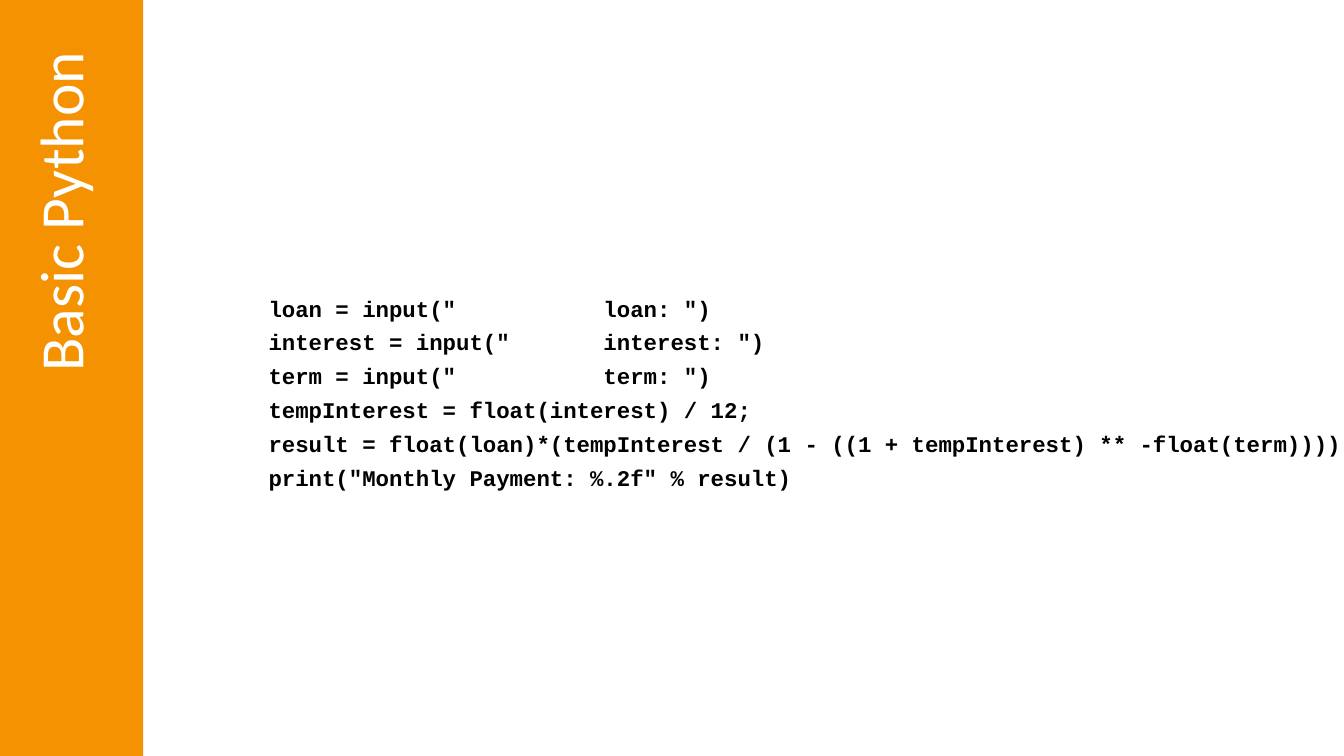
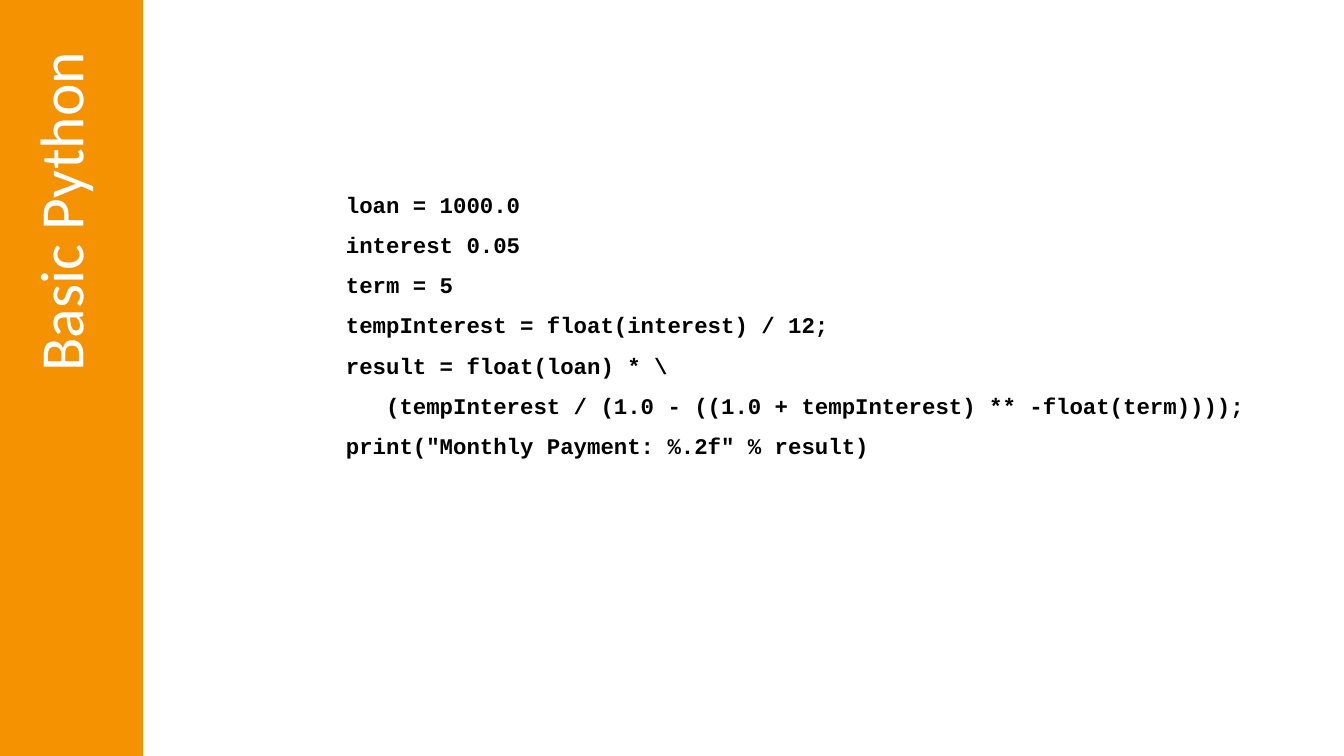
Before and after one commit to omniprof/JCP_EC_Education_WG_Presentation, a slide deck: slide 25 of Java in Education For JUGs 2.0 without notes.pptx. Drawn at 1344x756 pixels with LibreOffice and Linux fonts; fonts in the diff are those of the drawing. Boxes give left, top, right and bottom in pixels: in the first picture for what was removed or moved away, otherwise in the second. Text is boxed around its words. In the diff, an @@ line names an element or a change of style, - is before the commit and + after.

```diff
--- a/Java in Education For JUGs 2.0 without notes.pptx
+++ b/Java in Education For JUGs 2.0 without notes.pptx
@@ text "loan = 1000.0": place and size @@
-text "loan = 1000.0" at <box>269,300,1344,491</box>
+text "loan = 1000.0" at <box>346,196,1243,459</box>
@@ text at <box>346,196,521,294</box>: text changed @@
-loan = input(" loan: ")
-interest = input(" interest: ")
-term = input(" term: ")
+loan = 1000.0
+interest 0.05
+term = 5
@@ text at <box>346,317,869,459</box>: line spacing 1 to 1.5; less space between paragraphs @@
@@ text at <box>346,358,1243,419</box>: text changed @@
-result = float(loan)*(tempInterest / (1 - ((1 + tempInterest) ** -float(term))));
+result = float(loan) * \
+(tempInterest / (1.0 - ((1.0 + tempInterest) ** -float(term))));
```
Also in this commit, not shown: 2 other slides changed, 5 other files.
